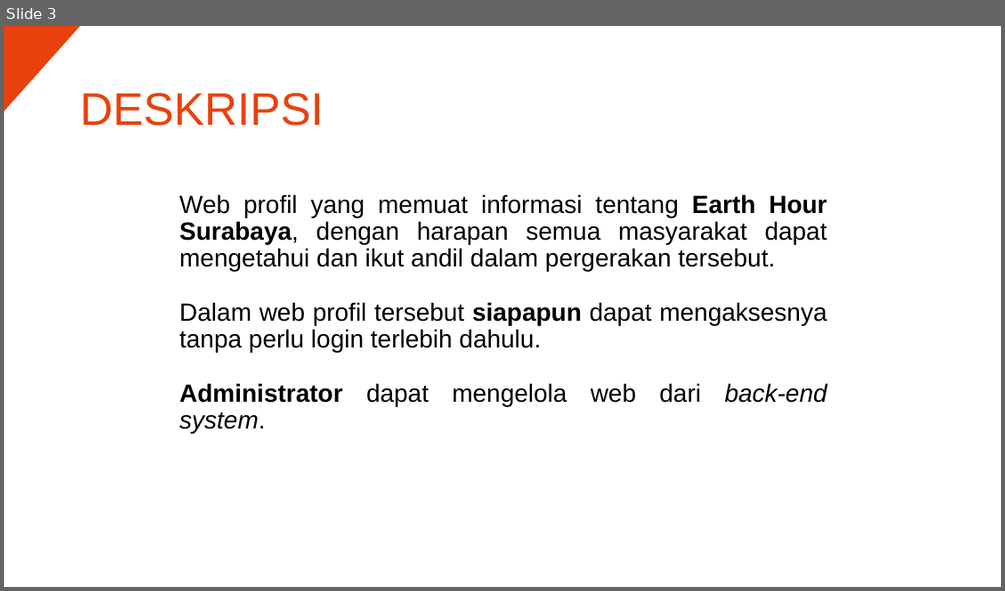
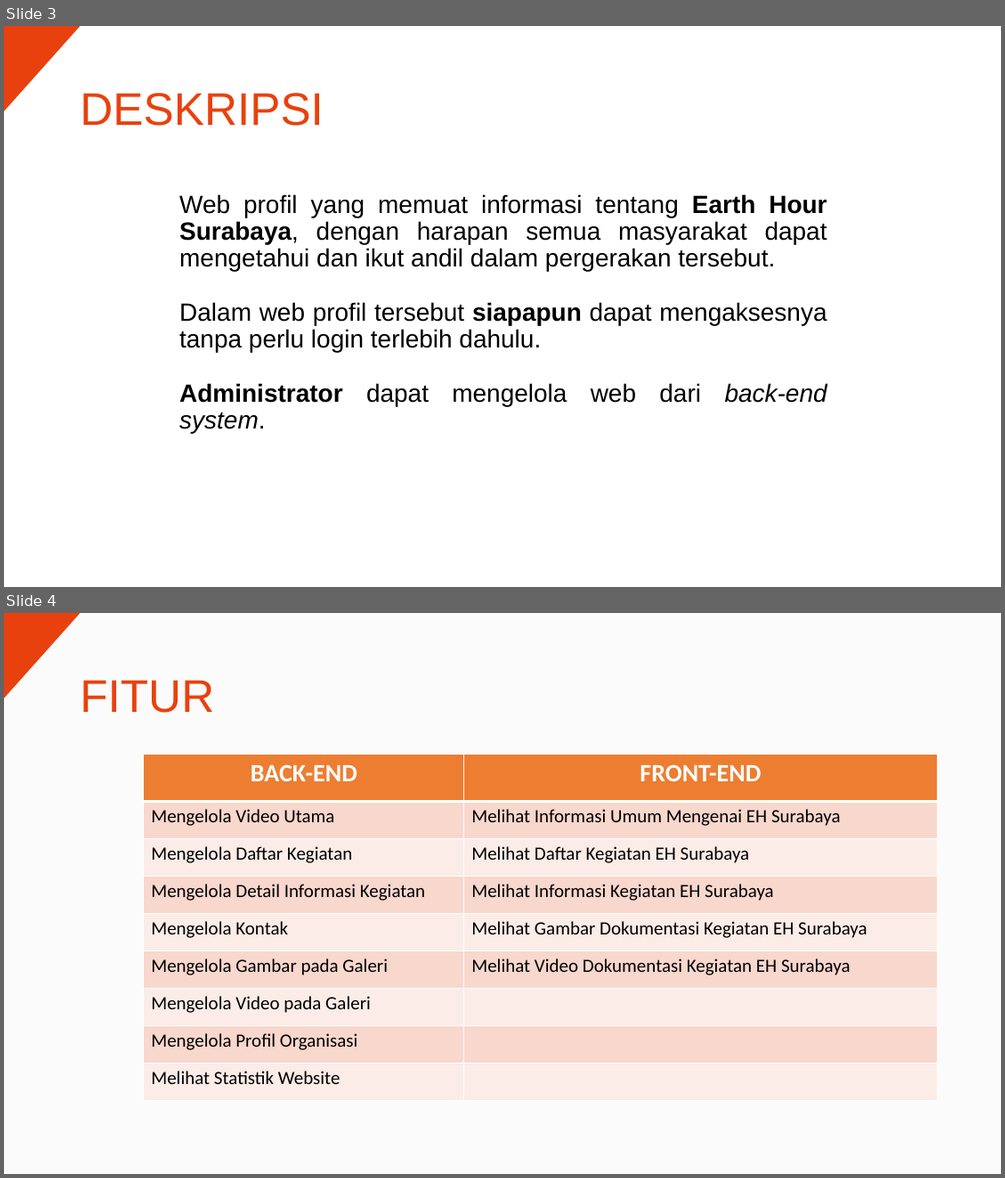
Before and after one commit to adtbo/EHSurabaya, a slide deck: MELAYANG.pptx. Shown one above the other, each under a label of ours: slide 3 before the commit, slides 3 and 4 after it. The pictures are 1005x591 and 1005x1178 pixels, drawn with LibreOffice and Linux fonts; fonts in the diff are those of the drawing. Boxes give left, top, right and bottom in pixels: in the first picture for what was removed or moved away, otherwise in the second. Text is boxed around its words. In the diff, an @@ line names an element or a change of style, - is before the commit and + after.

```diff
--- a/MELAYANG.pptx
+++ b/MELAYANG.pptx
@@ slide 4 added at (4, 613, 1001, 1174), background #FBFBFB @@
@@ triangle added at (4, 613, 81, 699), fill #E9410D @@
@@ title added at (80, 680, 214, 713), 44 pt, text #E9410D @@
+FITUR
@@ table added at (144, 755, 938, 1100), 9 rows, 2 columns @@
+BACK-END | FRONT-END
+Mengelola Video Utama | Melihat Informasi Umum Mengenai EH Surabaya
+Mengelola Daftar Kegiatan | Melihat Daftar Kegiatan EH Surabaya
+Mengelola Detail Informasi Kegiatan | Melihat Informasi Kegiatan EH Surabaya
+Mengelola Kontak | Melihat Gambar Dokumentasi Kegiatan EH Surabaya
+Mengelola Gambar pada Galeri | Melihat Video Dokumentasi Kegiatan EH Surabaya
+Mengelola Video pada Galeri | 
+Mengelola Profil Organisasi | 
+Melihat Statistik Website | 
```
Also in this commit, not shown: 1 slide changed, 5 other slides added, 1 slide removed, 4 other files.
